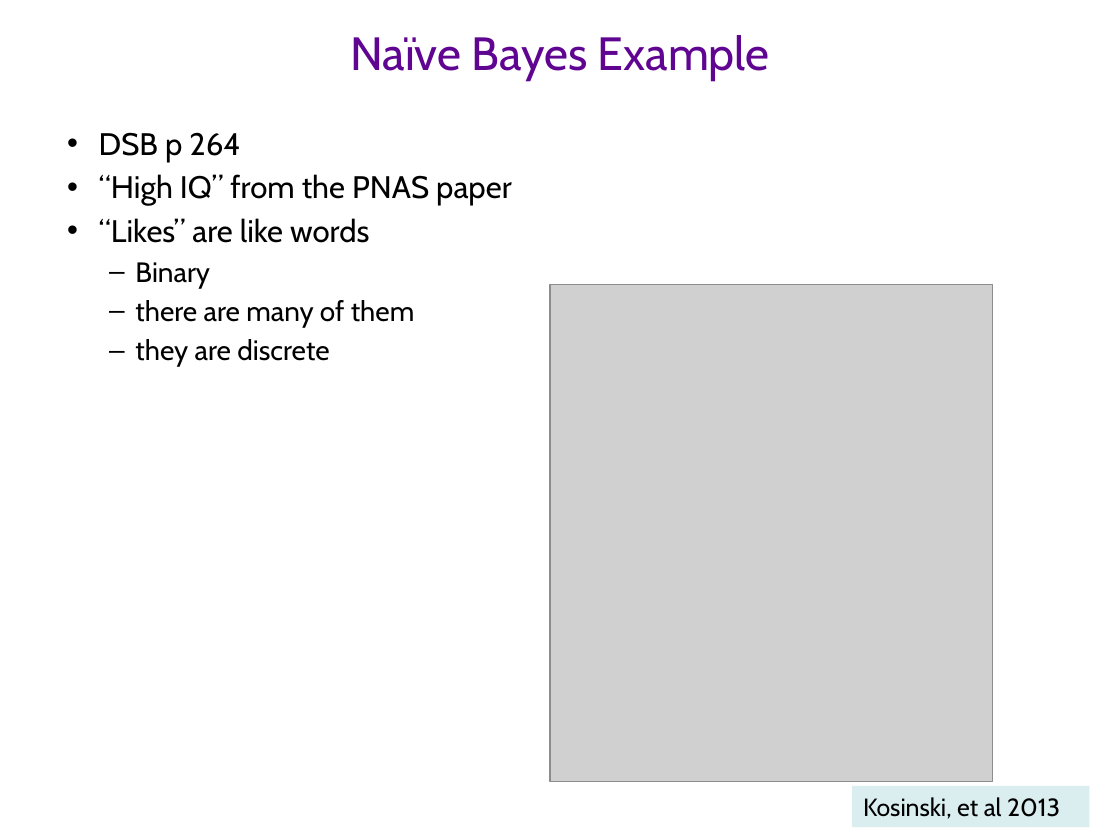
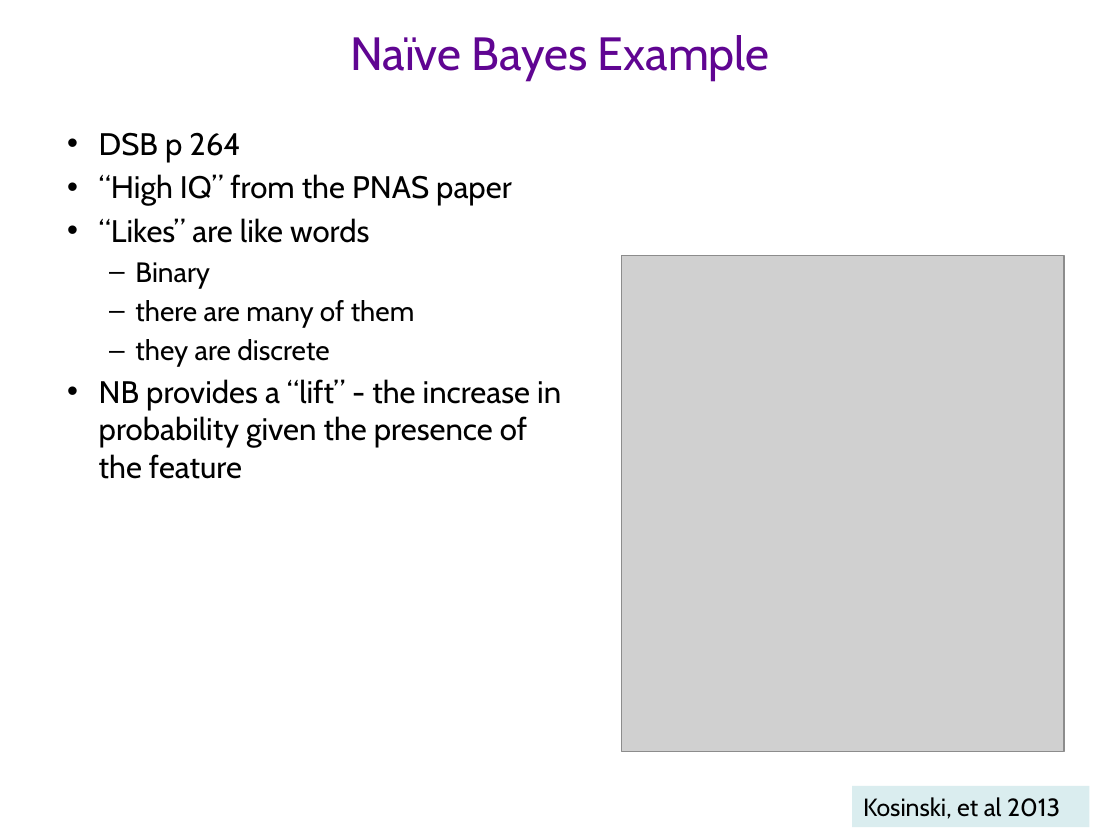
Before and after one commit to CTVisMe/DS4B-core, a slide deck: slide 27 of Slides/T8 - ModellingTextData.pptx (slide 20 before the commit). Drawn at 1120x840 pixels with LibreOffice and Linux fonts; fonts in the diff are those of the drawing; grey boxes stand for pictures; background and template pictures are left out. Boxes give left, top, right and bottom in pixels: in the first picture for what was removed or moved away, otherwise in the second. Text is boxed around its words. In the diff, an @@ line names an element or a change of style, - is before the commit and + after.

```diff
--- a/Slides/T8 - ModellingTextData.pptx
+++ b/Slides/T8 - ModellingTextData.pptx
@@ picture: place and size @@
-picture at bbox=[550, 284, 992, 781]
+picture at bbox=[622, 255, 1064, 752]
@@ text at bbox=[99, 379, 561, 479]: paragraph added @@
+• NB provides a “lift” - the increase in probability given the presence of the feature
```
Also in this commit, not shown: 16 other slides changed, 1 slide added, 3 slides removed, 29 other files.
